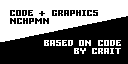
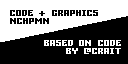
Layer changes from the first 128 x 64 image to the second:
renamed "BASED ON CODE BY CRAIT" to "BASED ON CODE BY @CRAIT", painted on it over [66, 48, 91, 54]
